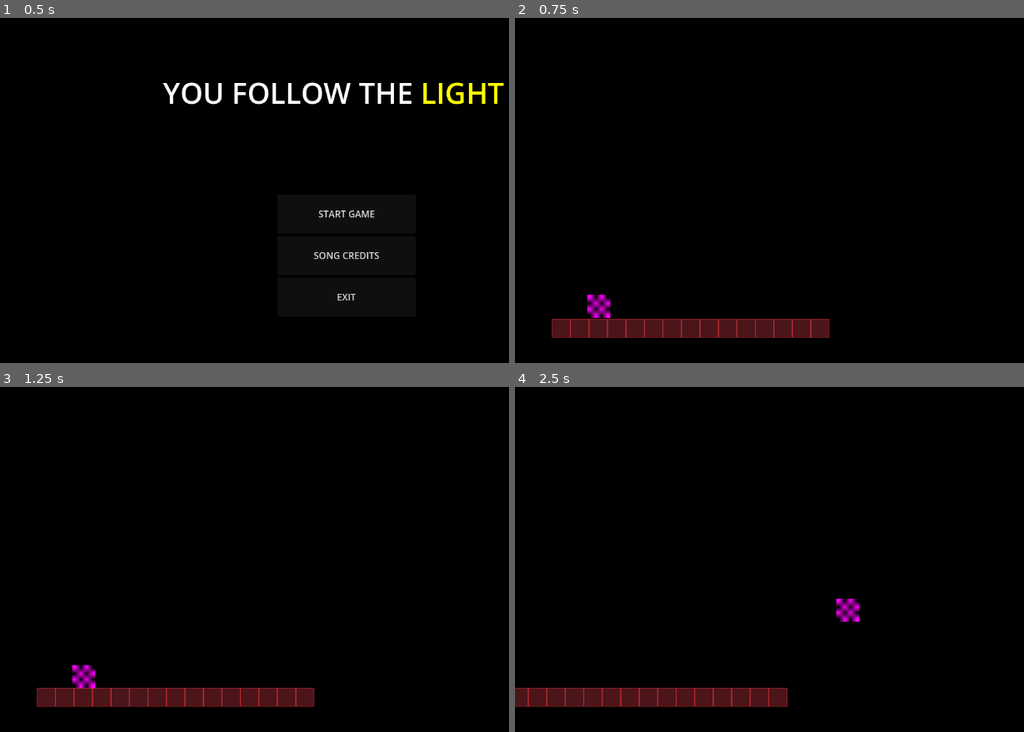
Above: before the commit, frames 1-4 (two rows, left to right).
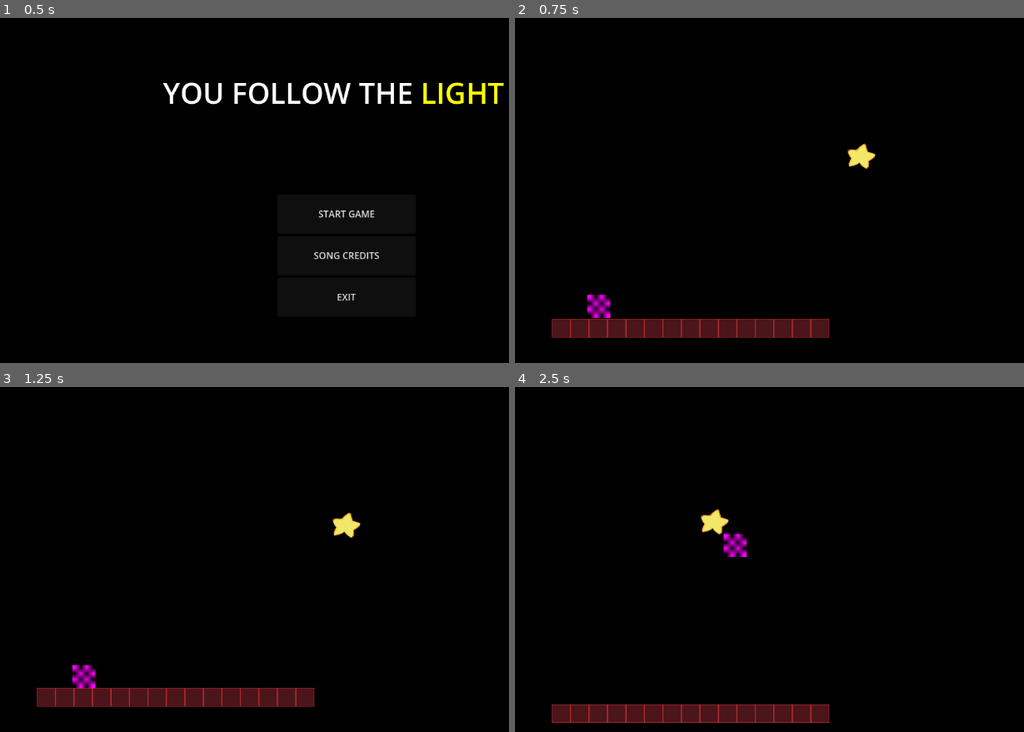
Above: after the commit, the same moments.

Repository: D4NIFAKTOR1ELLE/MissingStar
Game: Godot game, scene res://Game.tscn
The game is run twice, just before and just after one commit, with the same random seed, the same clock (stepped at 60 frames per second) and the same inputs.
Inputs (mouse positions are in pixels of both pictures, inside the frame that each line leads up to):
- Up to frame 1 (0.5 s): no input
- Up to frame 2 (0.75 s): click "START GAME" at 0.5 s
- Up to frame 3 (1.25 s): no input
- Up to frame 4 (2.5 s): tap Enter at 1.25 s; move the mouse to (993, 525) at 1.27 s; hold D (right) from 1.28 s (still down); click (993, 525) at 1.35 s; tap Space (jump) at 1.52, 2.27 s; move the mouse to (713, 562) at 2.02 s; click (713, 562) at 2.1 s

Frame 1 is identical in both runs. In frame 2, 0.2% of the frame differs, in the area x 65-71%, y 36-44%; in frame 3, 0.2%; in frame 4, 6.2%, in the area x 0-68%, y 35-98%.

Commit message:
THE FUCKING STAR IS OFFSETTTTTTTT§(/&")(§&§(")&§"()/

Diff:
--- a/missing-star/components/Star.tscn
+++ b/missing-star/components/Star.tscn
@@ -1,14 +1,8 @@
 [gd_scene load_steps=3 format=3 uid="uid://dllklx4cxhw3b"]
 
 [ext_resource type="Script" uid="uid://c11ruui4chcwq" path="res://components/star.gd" id="1_hfvjk"]
+[ext_resource type="Texture2D" uid="uid://btmeukmnx8gbc" path="res://img/star.png" id="1_mj8d1"]
 
-[sub_resource type="PlaceholderTexture2D" id="PlaceholderTexture2D_hfvjk"]
-
-[node name="Star" type="TextureRect"]
-offset_left = -20.0
-offset_top = -19.0
-offset_right = 20.0
-offset_bottom = 21.0
-texture = SubResource("PlaceholderTexture2D_hfvjk")
+[node name="Star" type="Sprite2D"]
+texture = ExtResource("1_mj8d1")
 script = ExtResource("1_hfvjk")
-metadata/_edit_lock_ = true
--- a/missing-star/components/snowman.gd
+++ b/missing-star/components/snowman.gd
@@ -10,6 +10,7 @@
 const JUMP_VELOCITY = -420.0
 
 var can_doublejump = true
+var star_ref
 
 func initialise():
 	viewport = $SubViewport
@@ -46,9 +47,19 @@
 
 	move_and_slide()
 
+func _input(_event: InputEvent) -> void:
+	if Input.is_action_just_pressed("left_click"):
+		await fly()
+
 func jump():
 	velocity.y = JUMP_VELOCITY
 	sound.play()
+
+func fly():
+	var star_position = star_ref.global_position
+
+	var tween = get_tree().create_tween()
+	tween.tween_property(self, "global_position", star_position, 0.3)
 
 func _on_visible_on_screen_notifier_2d_screen_exited() -> void:
 	await die()
--- a/missing-star/components/star.gd
+++ b/missing-star/components/star.gd
@@ -1,12 +1,15 @@
-extends TextureRect
+extends Sprite2D
 
 var jump_range: int = 400
 
 func _ready() -> void:
 	set_physics_process(false)
 
+func initialise():
+	set_physics_process(true)
+
 func _physics_process(_delta: float) -> void:
-	position = get_viewport().get_mouse_position()
+	global_position = get_viewport().get_mouse_position()
 
 #ALERT The parametric equation to make the player jump work
 	#var target = player.get_global_mouse_position()
--- a/missing-star/game.gd
+++ b/missing-star/game.gd
@@ -9,10 +9,13 @@
 
 var current_level
 
+@onready var start_screen = $StartScreen
+
 func start_game():
 	snowman = snowman.instantiate()
 	star = star.instantiate()
 
+	snowman.star_ref = star
 	snowman.initialise()
 
 	launch_level(level1)
@@ -24,9 +27,10 @@
 	current_level.add_child(snowman)
 	current_level.add_child(star)
 
-	await spawn()
+	spawn()
 
-	$StartScreen.hide()
+	star.initialise()
+	remove_child(start_screen)
 
 	snowman.set_camera_limits(current_level.get_node("BG"))
 
Binary file added: missing-star/img/star.png
Not shown, added: missing-star/img/star.png.import
